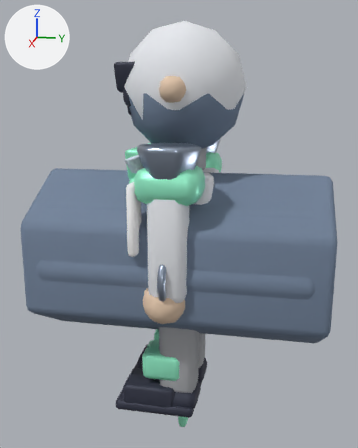
The Blender file assets-source/blender/characters/medic.blend, before and after one commit.
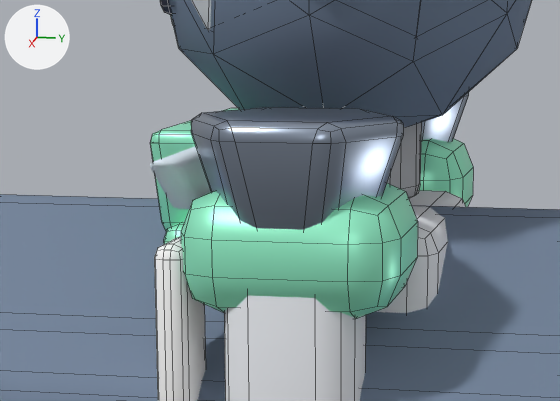
Each version appears first whole from a 50 mm camera at (2.543, 0.482, 1.645) aimed at (-0.018, -0.03, 1.005), and next in a close-up on the part from 22% to 69% of the width and 25% to 52% of the height. Lighting does not change. The marker at upper left points along +X, +Y and +Z. The first two pictures are the older version. The close-ups show mesh edges as thin lines.

Objects in the first close-up: 'LOD1_PROXY_body', 'LOD2_PROXY_body', 'LOD2_PROXY_head', 'allyShoulderTrim', 'arm.R', 'armPanel.R', 'collarFront', 'neckGuard', 'shoulder.L', 'shoulder.R', 'shoulderCap.1', 'torso' and 4 more.
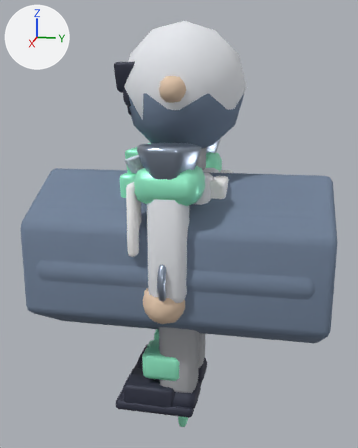
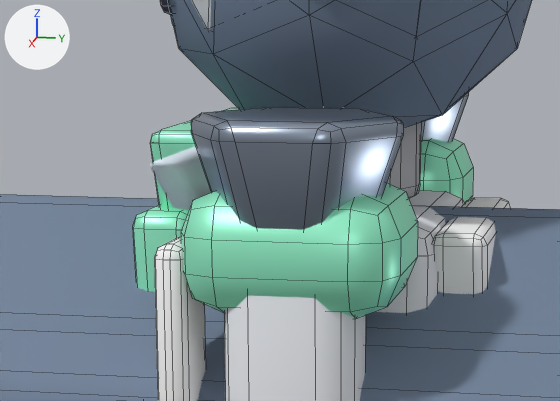
What differs and where, as boxes [x1, y1, x2, y2] in the close-ups (560 x 401 px):
```json
{"object": "torsoBackYoke", "change": "added", "after": [433, 198, 511, 294]}
{"object": "torsoFrontShell", "change": "added", "after": [133, 205, 188, 292], "on screen": "green"}
```

The change, as JSON lines over the scene's bpy script:
```json
{"op": "add", "block": "me_torsobackyokemesh_003", "code": ["me_torsobackyokemesh_003 = bpy.data.meshes.new('torsoBackYokeMesh.003')", "me_torsobackyokemesh_003.from_pydata([(-0.212, 1.28, -0.04), (0.212, 1.28, -0.04), (0.147, 1.02, -0.04), (-0.147, 1.02, -0.04), (-0.212, 1.28, 0.04), (0.212, 1.28, 0.04), (0.147, 1.02, 0.04), (-0.147, 1.02, 0.04)], [], [(3, 2, 1, 0), (4, 5, 6, 7), (0, 1, 5, 4), (1, 2, 6, 5), (2, 3, 7, 6), (3, 0, 4, 7)])", "me_torsobackyokemesh_003.polygons.foreach_set('use_smooth', [True] * 6)", "me_torsobackyokemesh_003.materials.append(mat_mat_medic_clothlight)  # white #ffffff"]}
{"op": "add", "block": "me_torsofrontshellmesh_003", "code": ["me_torsofrontshellmesh_003 = bpy.data.meshes.new('torsoFrontShellMesh.003')", "me_torsofrontshellmesh_003.from_pydata([(-0.221, 1.3, -0.05), (0.221, 1.3, -0.05), (0.179, 0.92, -0.05), (0.1, 0.79, -0.05), (-0.1, 0.79, -0.05), (-0.179, 0.92, -0.05), (-0.221, 1.3, 0.05), (0.221, 1.3, 0.05), (0.179, 0.92, 0.05), (0.1, 0.79, 0.05), (-0.1, 0.79, 0.05), (-0.179, 0.92, 0.05)], [], [(5, 4, 3, 2, 1, 0), (6, 7, 8, 9, 10, 11), (0, 1, 7, 6), (1, 2, 8, 7), (2, 3, 9, 8), (3, 4, 10, 9), (4, 5, 11, 10), (5, 0, 6, 11)])", "me_torsofrontshellmesh_003.polygons.foreach_set('use_smooth', [True] * 8)", "me_torsofrontshellmesh_003.materials.append(mat_mat_medic_accent)  # green #a0ffd7"]}
{"op": "add", "block": "ob_torsobackyoke", "code": ["ob_torsobackyoke = bpy.data.objects.new('torsoBackYoke', me_torsobackyokemesh_003)", "ob_torsobackyoke.location = (0.0, 0.2, 0.0)", "ob_torsobackyoke.rotation_euler = (1.571, 0.0, 0.0)  # degrees (90, 0, 0)", "_m = ob_torsobackyoke.modifiers.new('soft bevel', 'BEVEL')", "_m.width = 0.018", "_m.width_pct = 0.018", "_m.segments = 2"]}
{"op": "add", "block": "ob_torsofrontshell", "code": ["ob_torsofrontshell = bpy.data.objects.new('torsoFrontShell', me_torsofrontshellmesh_003)", "ob_torsofrontshell.location = (0.0, -0.24, 0.0)", "ob_torsofrontshell.rotation_euler = (1.571, 0.0, 0.0)  # degrees (90, 0, 0)", "_m = ob_torsofrontshell.modifiers.new('soft bevel', 'BEVEL')", "_m.width = 0.025", "_m.width_pct = 0.025", "_m.segments = 2"]}
```
